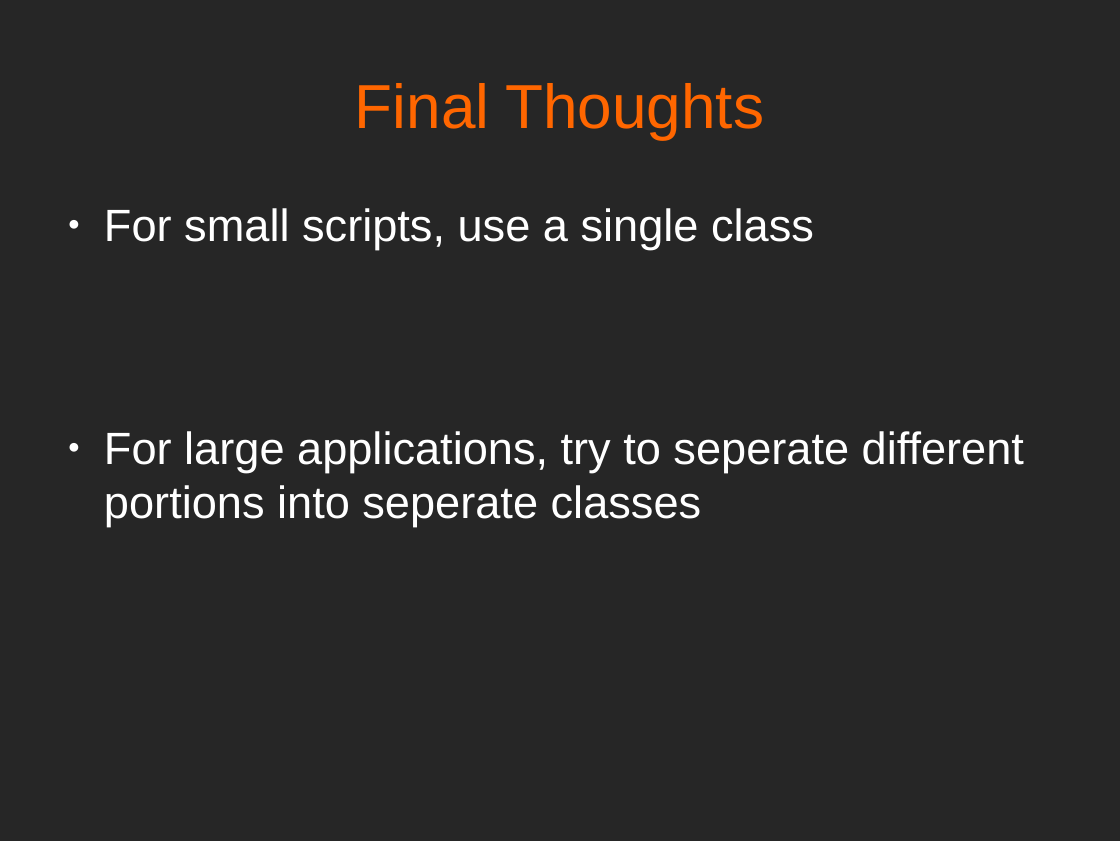
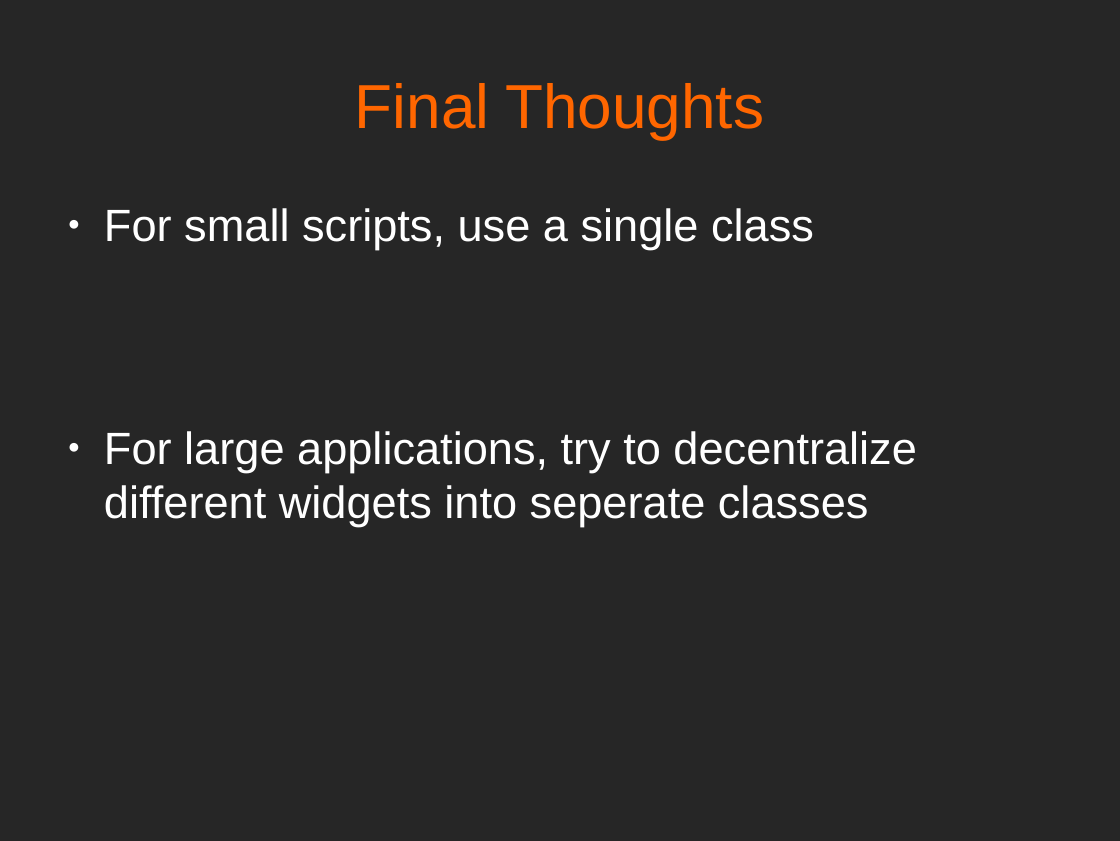
Before and after one commit to mfarhan12/qt-presentation, a slide deck: slide 28 of OPAG QT Presentation.odp (slide 26 before the commit). Drawn at 1120x841 pixels with LibreOffice and Linux fonts; fonts in the diff are those of the drawing. Boxes give left, top, right and bottom in pixels: in the first picture for what was removed or moved away, otherwise in the second. Text is boxed around its words. In the diff, an @@ line names an element or a change of style, - is before the commit and + after.

```diff
--- a/OPAG QT Presentation.odp
+++ b/OPAG QT Presentation.odp
@@ text at (x1=104, y1=431, x2=916, y2=527): text changed @@
-● For large applications, try to seperate different portions into seperate classes
+● For large applications, try to decentralize different widgets into seperate classes
```
Also in this commit, not shown: 1 other slide changed, 2 slides added, 6 other files.
